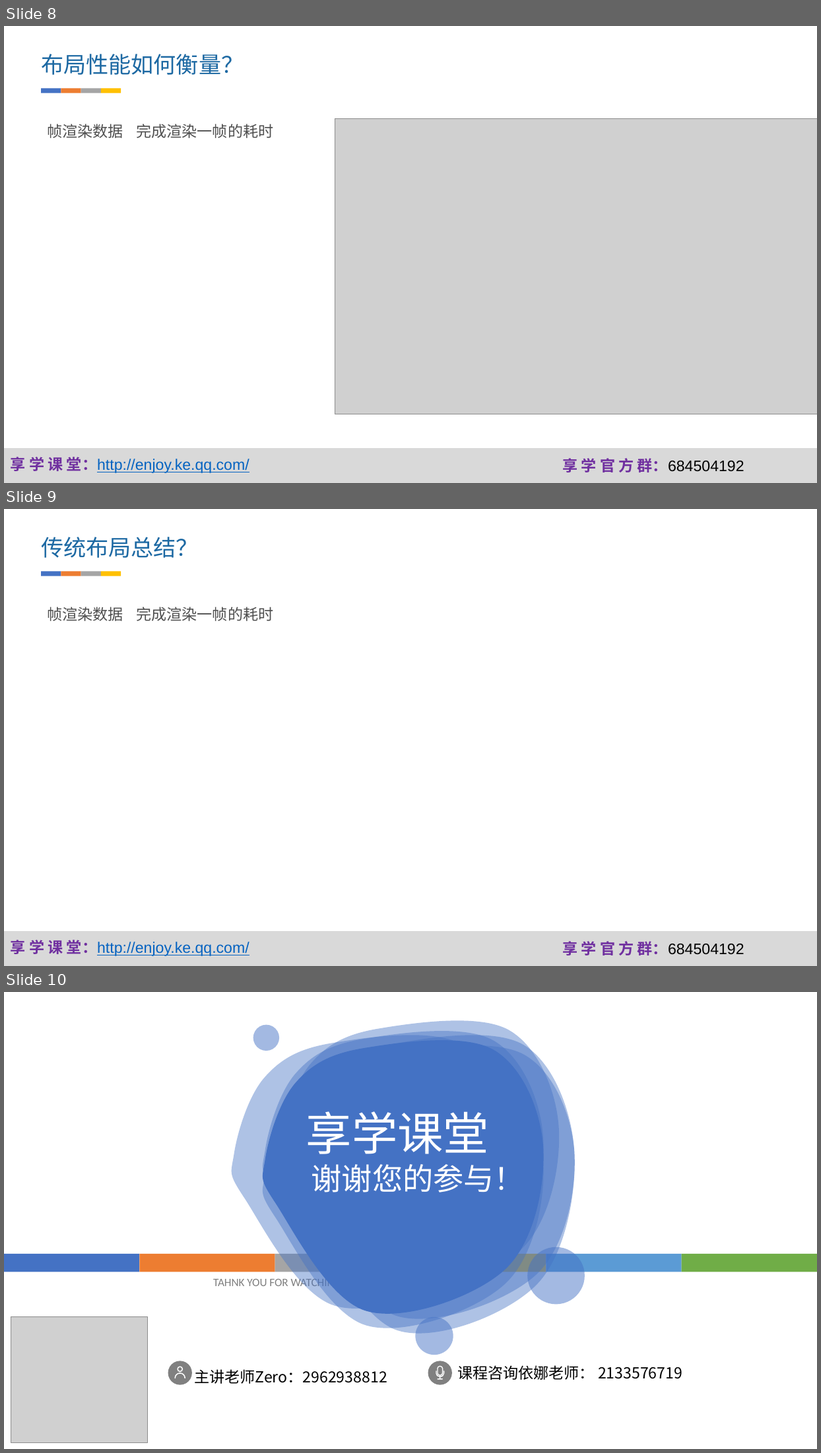
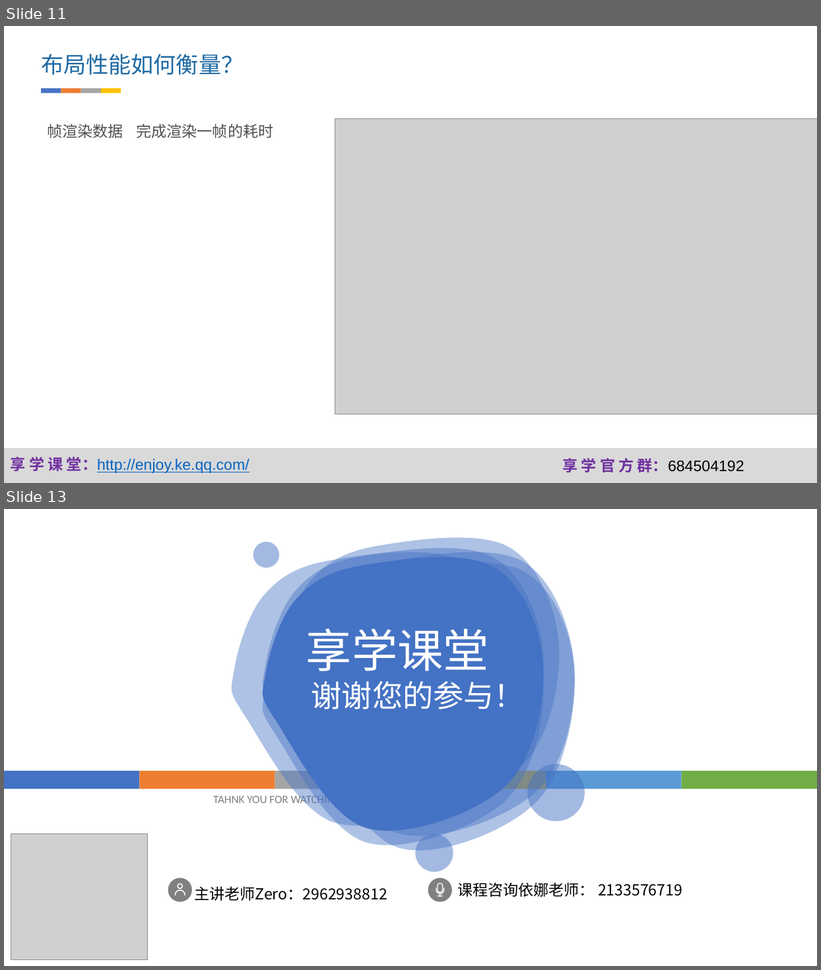
Before and after one commit to fanzhangvip/xiangxue, a slide deck: pre/约束布局.pptx. Shown one above the other, each under a label of ours: slides 8, 9 and 10 before the commit, slides 11 and 13 after it; the slides between them are not shown. The pictures are 821x1453 and 821x970 pixels, drawn with LibreOffice and Linux fonts; fonts in the diff are those of the drawing; grey boxes stand for pictures; background and template pictures are left out. Boxes give left, top, right and bottom in pixels: in the first picture for what was removed or moved away, otherwise in the second. Text is boxed around its words. In the diff, an @@ line names an element or a change of style, - is before the commit and + after.

Commit message:
约束布局课程备课

```diff
--- a/pre/约束布局.pptx
+++ b/pre/约束布局.pptx
@@ slide 9 removed at [4, 509, 817, 966], background #FFFFFF; not listed: 3 template elements that a slide beside it also shows @@
@@ text removed at [41, 537, 199, 558] @@
-传统布局总结？
@@ group removed at [41, 571, 121, 576]: 4 rectangles @@
@@ text removed at [47, 607, 123, 621] @@
-帧渲染数据
@@ text removed at [136, 607, 273, 621] @@
-完成渲染一帧的耗时
@@ what was slide 8 is now slide 11 @@
@@ what was slide 10 is now slide 13 @@
```
Also in this commit, not shown: 1 slide changed, 4 slides added, 34 other files.
